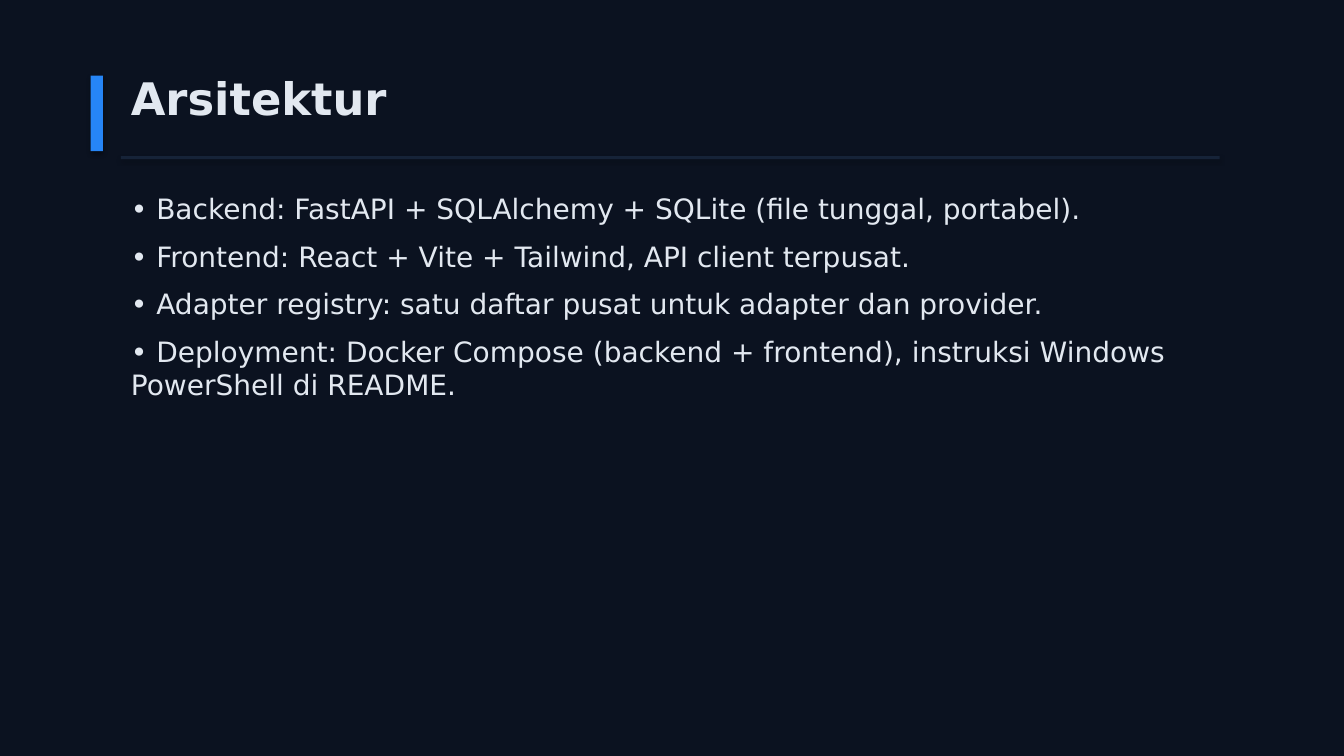
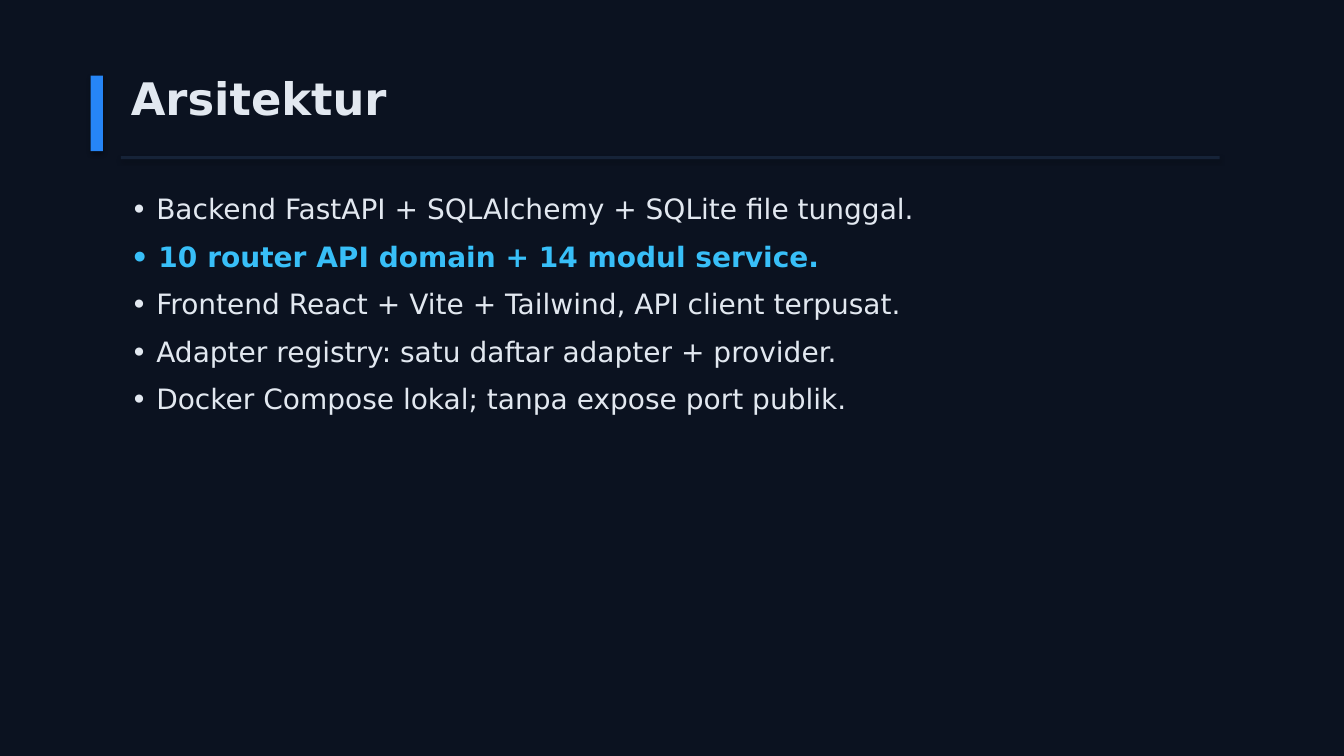
Before and after one commit to jejakmasgondrong/GARDA-CYBER, a slide deck: slide 15 of submission/GARDA-CYBER-slide-penjelasan.pptx (slide 7 before the commit). Drawn at 1344x756 pixels with LibreOffice and Linux fonts; fonts in the diff are those of the drawing. Boxes give left, top, right and bottom in pixels: in the first picture for what was removed or moved away, otherwise in the second. Text is boxed around its words. In the diff, an @@ line names an element or a change of style, - is before the commit and + after.

```diff
--- a/submission/GARDA-CYBER-slide-penjelasan.pptx
+++ b/submission/GARDA-CYBER-slide-penjelasan.pptx
@@ text at <box>156,197,914,415</box>: text changed @@
-• Backend: FastAPI + SQLAlchemy + SQLite (file tunggal, portabel).
-• Frontend: React + Vite + Tailwind, API client terpusat.
-• Adapter registry: satu daftar pusat untuk adapter dan provider.
-• Deployment: Docker Compose (backend + frontend), instruksi Windows PowerShell di README.
+• Backend FastAPI + SQLAlchemy + SQLite file tunggal.
+• 10 router API domain + 14 modul service.
+• Frontend React + Vite + Tailwind, API client terpusat.
+• Adapter registry: satu daftar adapter + provider.
+• Docker Compose lokal; tanpa expose port publik.
```
Also in this commit, not shown: 9 other slides changed, 10 slides added, 1 slide removed, 1 other file.
